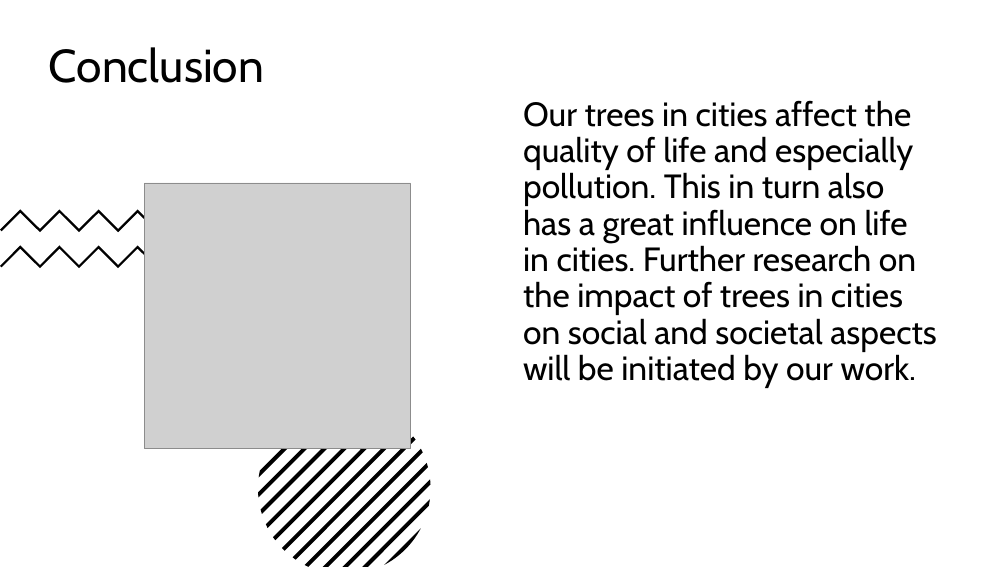
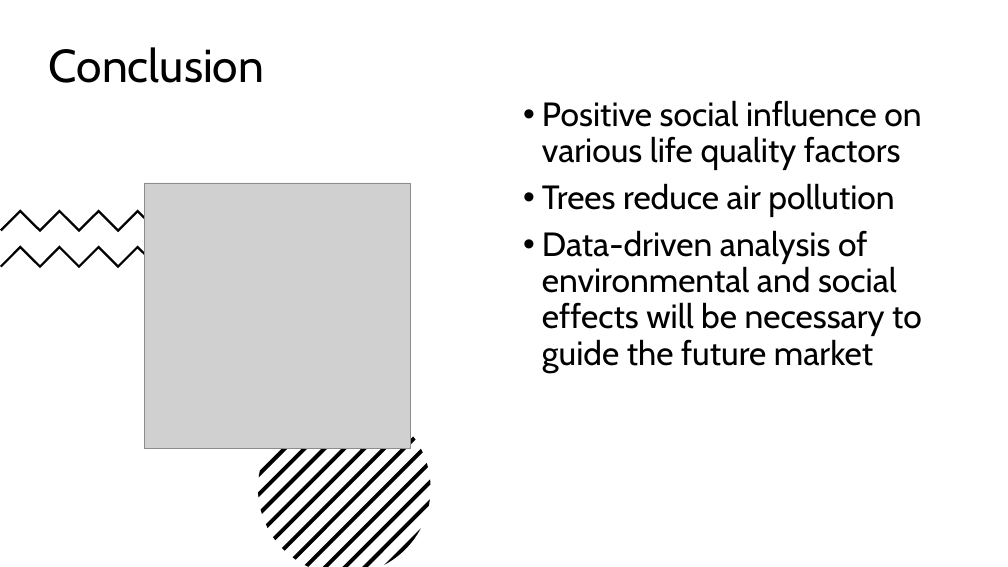
Before and after one commit to vincentbetz/City-tree-coverage-analytics, a slide deck: slide 17 of Präsentation_Detectree.pptx. Drawn at 1008x567 pixels with LibreOffice and Linux fonts; fonts in the diff are those of the drawing; grey boxes stand for pictures. Boxes give left, top, right and bottom in pixels: in the first picture for what was removed or moved away, otherwise in the second. Text is boxed around its words. In the diff, an @@ line names an element or a change of style, - is before the commit and + after.

```diff
--- a/Präsentation_Detectree.pptx
+++ b/Präsentation_Detectree.pptx
@@ text at bbox=[542, 100, 922, 373]: text changed @@
-Our trees in cities affect the quality of life and especially pollution. This in turn also has a great influence on life in cities. Further research on the impact of trees in cities on social and societal aspects will be initiated by our work.
+• Positive social influence on various life quality factors
+• Trees reduce air pollution
+• Data-driven analysis of environmental and social effects will be necessary to guide the future market
```
